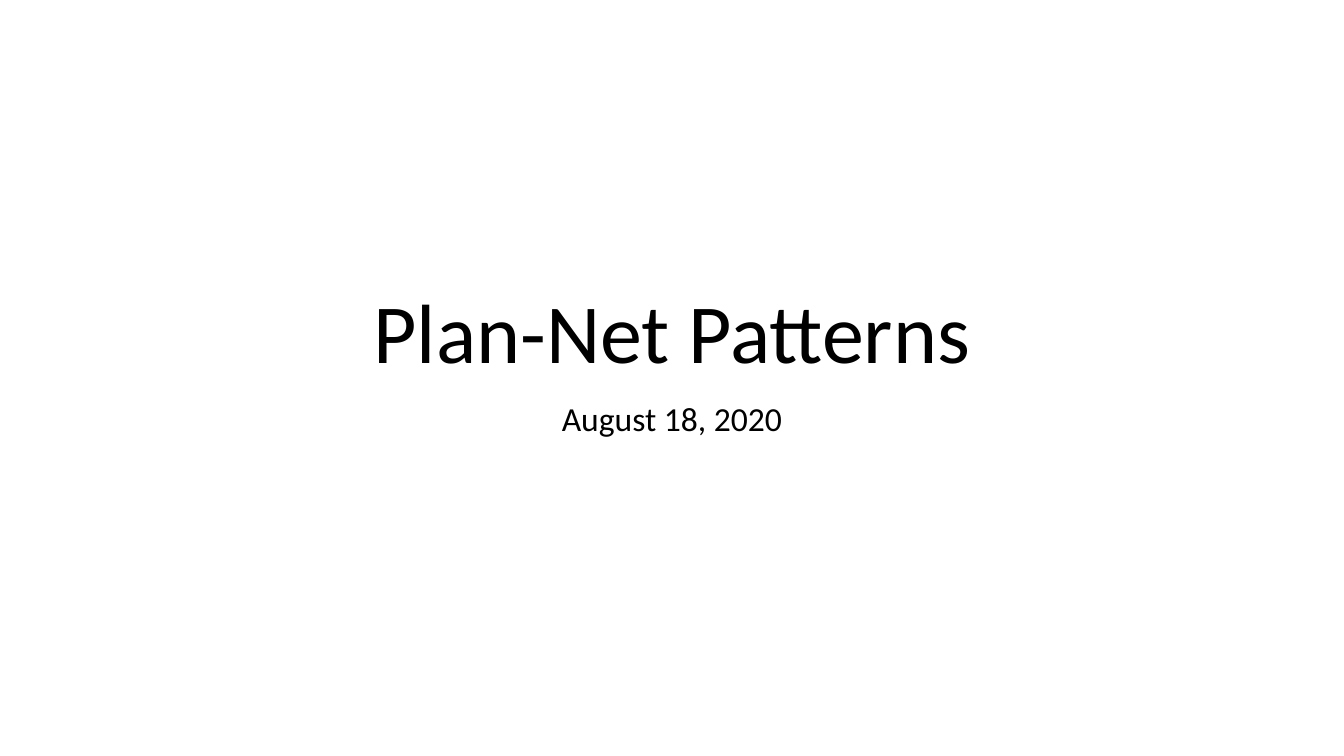
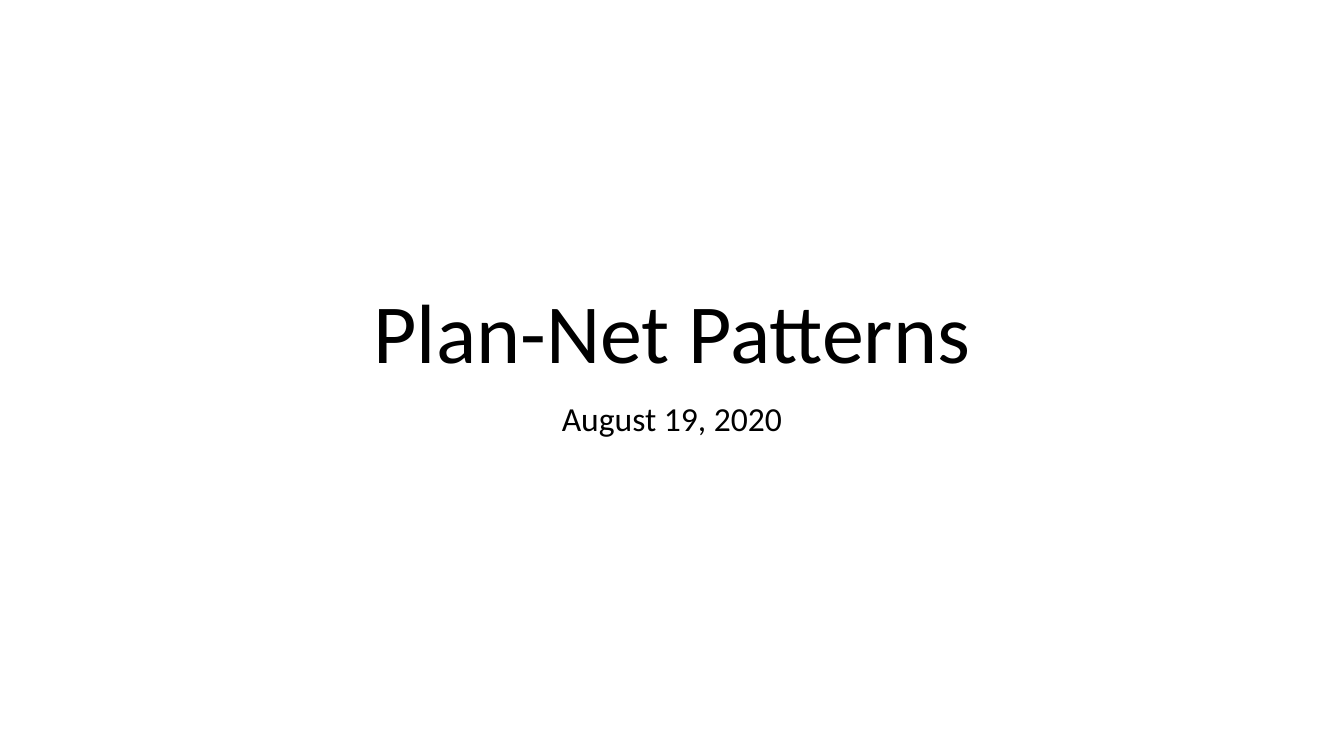
Before and after one commit to HL7/davinci-pdex-plan-net, a slide deck: slide 1 of fsh/ig-data/input/images/patterns.pptx. Drawn at 1344x756 pixels with LibreOffice and Linux fonts; fonts in the diff are those of the drawing. Boxes give left, top, right and bottom in pixels: in the first picture for what was removed or moved away, otherwise in the second. Text is boxed around its words. In the diff, an @@ line names an element or a change of style, - is before the commit and + after.

```diff
--- a/fsh/ig-data/input/images/patterns.pptx
+++ b/fsh/ig-data/input/images/patterns.pptx
@@ subtitle at (562,409,782,437): text changed @@
-August 18, 2020
+August 19, 2020
```
Also in this commit, not shown: 1 other slide changed, 8 other files.
